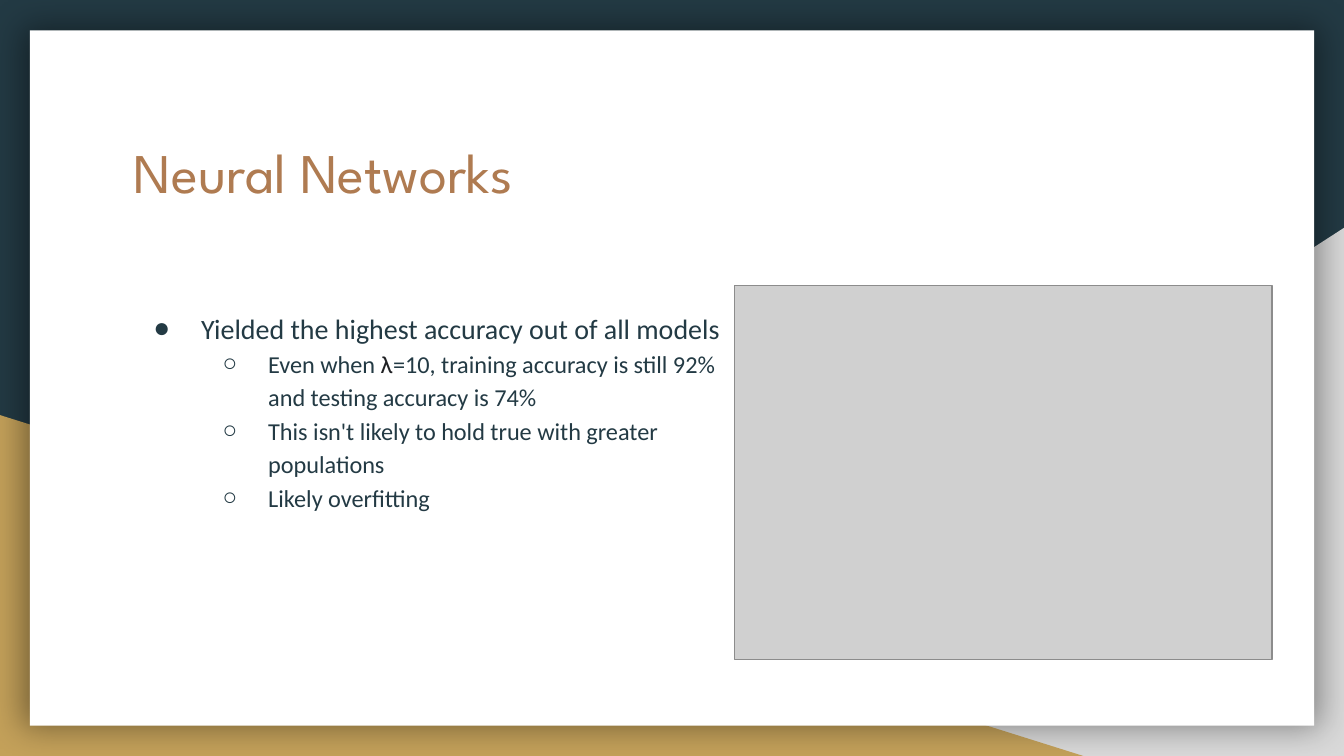
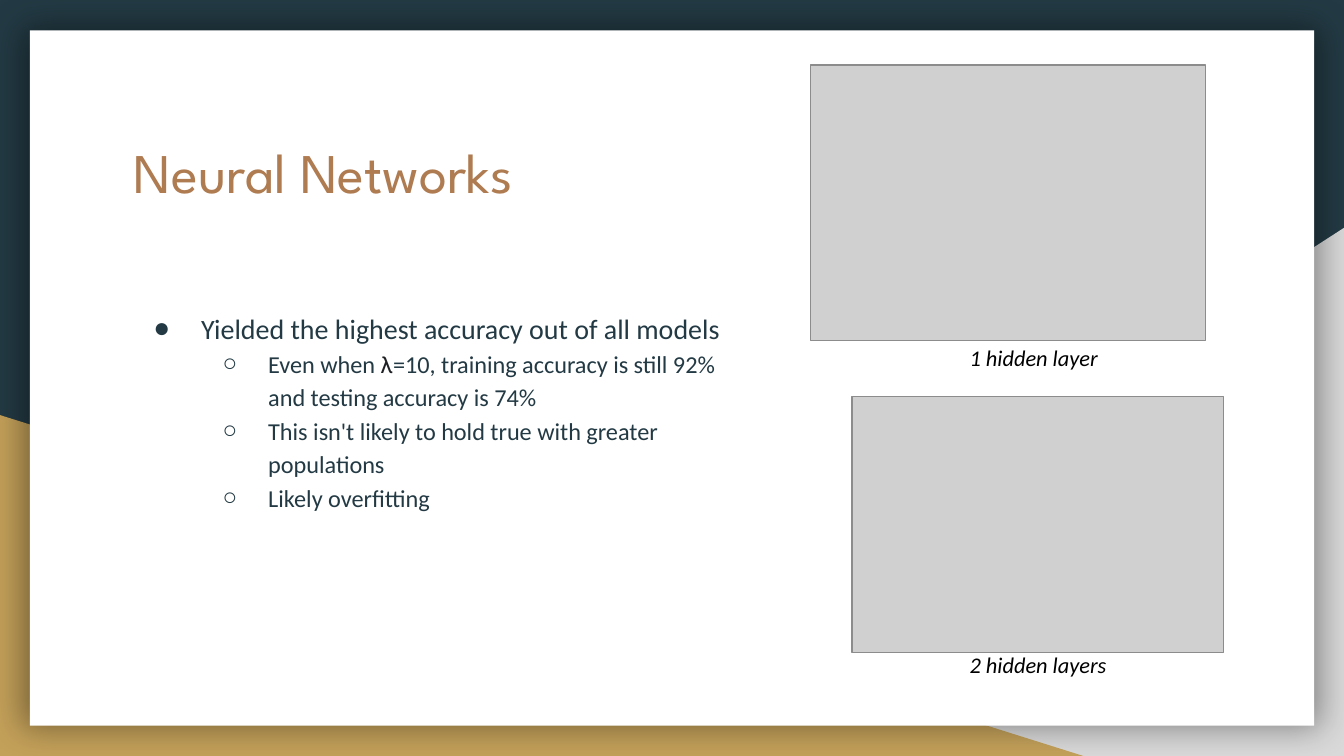
Before and after one commit to simrankaursoin/ILoveML, a slide deck: slide 9 of ML presentation.pptx. Drawn at 1344x756 pixels with LibreOffice and Linux fonts; fonts in the diff are those of the drawing; grey boxes stand for pictures. Boxes give left, top, right and bottom in pixels: in the first picture for what was removed or moved away, otherwise in the second. Text is boxed around its words. In the diff, an @@ line names an element or a change of style, - is before the commit and + after.

```diff
--- a/ML presentation.pptx
+++ b/ML presentation.pptx
@@ picture added at box(810, 65, 1206, 340) @@
@@ picture removed at box(734, 285, 1271, 659) @@
@@ text added at box(970, 350, 1098, 370), 12 pt, text #000000, italic @@
+1 hidden layer
@@ picture added at box(852, 396, 1224, 653) @@
@@ text added at box(970, 657, 1107, 677), 12 pt, text #000000, italic @@
+2 hidden layers
```
Also in this commit, not shown: 1 other slide changed.
